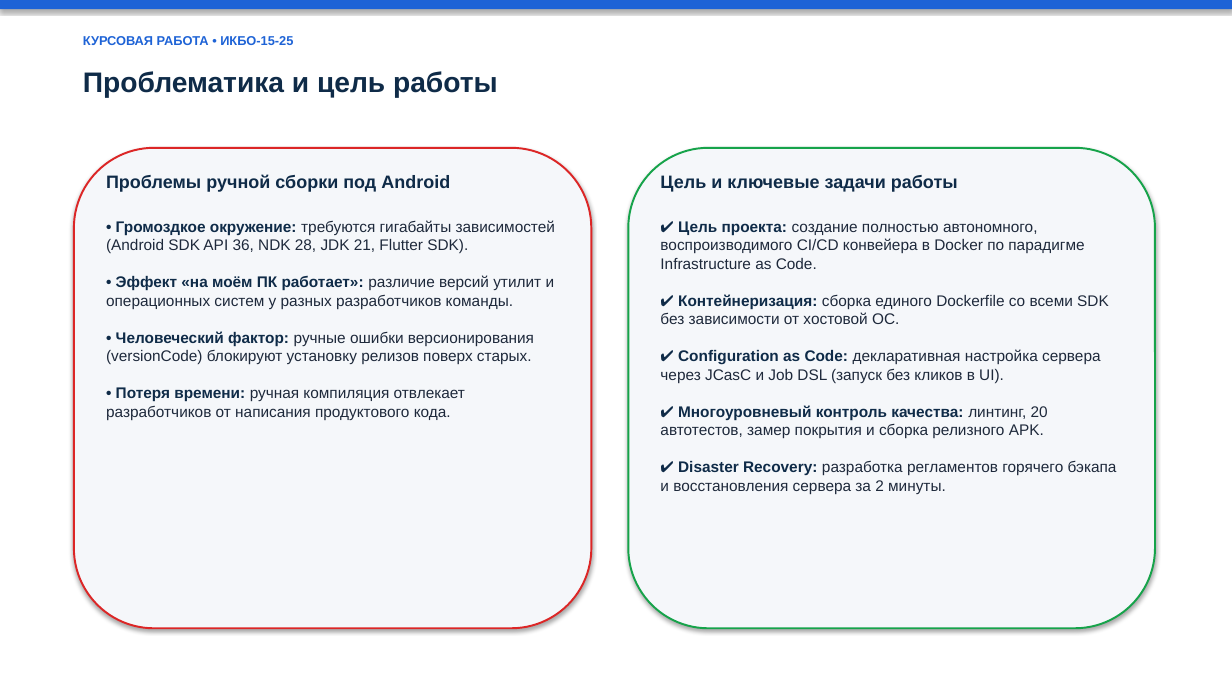
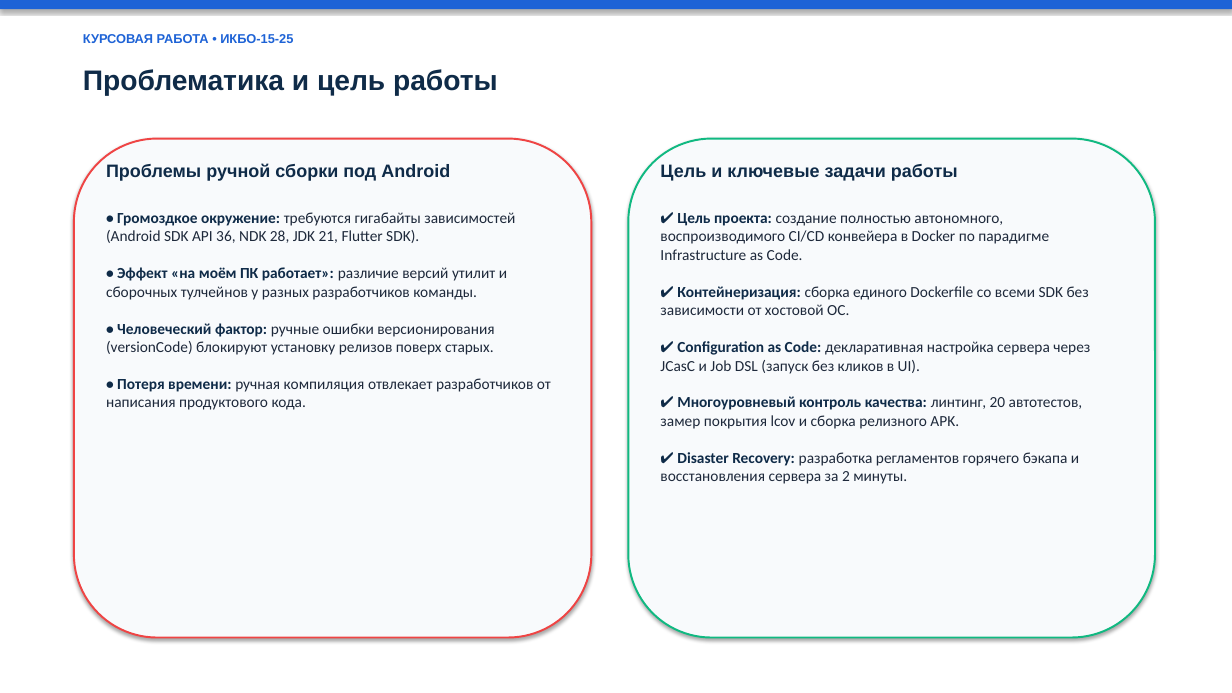
Before and after one commit to VasiliiPlatonov/chess-puzzles-ci, a slide deck: slide 2 of PRESENTATION.pptx. Drawn at 1232x693 pixels with LibreOffice and Linux fonts; fonts in the diff are those of the drawing. Boxes give left, top, right and bottom in pixels: in the first picture for what was removed or moved away, otherwise in the second. Text is boxed around its words. In the diff, an @@ line names an element or a change of style, - is before the commit and + after.

```diff
--- a/PRESENTATION.pptx
+++ b/PRESENTATION.pptx
@@ rounded rectangle: place and size @@
-rounded rectangle at <box>74,148,592,628</box>
+rounded rectangle at <box>74,139,592,638</box>
@@ rounded rectangle at <box>74,139,592,638</box>: fill #F5F7FA to #F8FAFC; outline #DC2626 1.5 pt to #EF4444 1.5 pt @@
@@ rounded rectangle: place and size @@
-rounded rectangle at <box>628,148,1155,628</box>
+rounded rectangle at <box>628,139,1155,638</box>
@@ rounded rectangle at <box>628,139,1155,638</box>: fill #F5F7FA to #F8FAFC; outline #16A34A 1.5 pt to #10B981 1.5 pt @@
@@ text "Проблемы ручной сборки под Android": place and size @@
-text "Проблемы ручной сборки под Android" at <box>106,175,450,192</box>
+text "Проблемы ручной сборки под Android" at <box>106,163,450,181</box>
@@ text "Цель и ключевые задачи работы": place and size @@
-text "Цель и ключевые задачи работы" at <box>660,175,958,192</box>
+text "Цель и ключевые задачи работы" at <box>660,164,958,181</box>
@@ text "• Громоздкое окружение: требуются гигабайты ...": place and size @@
-text "• Громоздкое окружение: требуются гигабайты ..." at <box>106,220,555,420</box>
+text "• Громоздкое окружение: требуются гигабайты ..." at <box>106,212,551,410</box>
@@ text "✔ Цель проекта: создание полностью ...": place and size @@
-text "✔ Цель проекта: создание полностью ..." at <box>660,221,1117,494</box>
+text "✔ Цель проекта: создание полностью ..." at <box>660,213,1090,484</box>
@@ text at <box>106,212,551,410</box>: font Arial to Calibri in "• Громоздкое окружение: требуются гигабайты зависимостей (An ...", "• Человеческий фактор: ручные ошибки версионирования (versio ...", "• Потеря времени: ручная компиляция отвлекает разработчиков ..." @@
@@ text at <box>660,213,1090,484</box>: font Arial to Calibri in "✔ Цель проекта: создание полностью автономного, воспроизводи ...", "✔ Контейнеризация: сборка единого Dockerfile со всеми ...", "✔ Configuration as Code: декларативная настройка сервера ...", "✔ Disaster Recovery: разработка регламентов горячего бэкапа ..." @@
@@ text at <box>106,267,507,300</box>: text changed; font Arial to Calibri @@
-• Эффект «на моём ПК работает»: различие версий утилит и операционных систем у разных разработчиков команды.
+• Эффект «на моём ПК работает»: различие версий утилит и сборочных тулчейнов у разных разработчиков команды.
@@ text at <box>660,396,1083,429</box>: text changed; font Arial to Calibri @@
-✔ Многоуровневый контроль качества: линтинг, 20 автотестов, замер покрытия и сборка релизного APK.
+✔ Многоуровневый контроль качества: линтинг, 20 автотестов, замер покрытия lcov и сборка релизного APK.
```
Also in this commit, not shown: 7 other slides changed, 1 other file.
